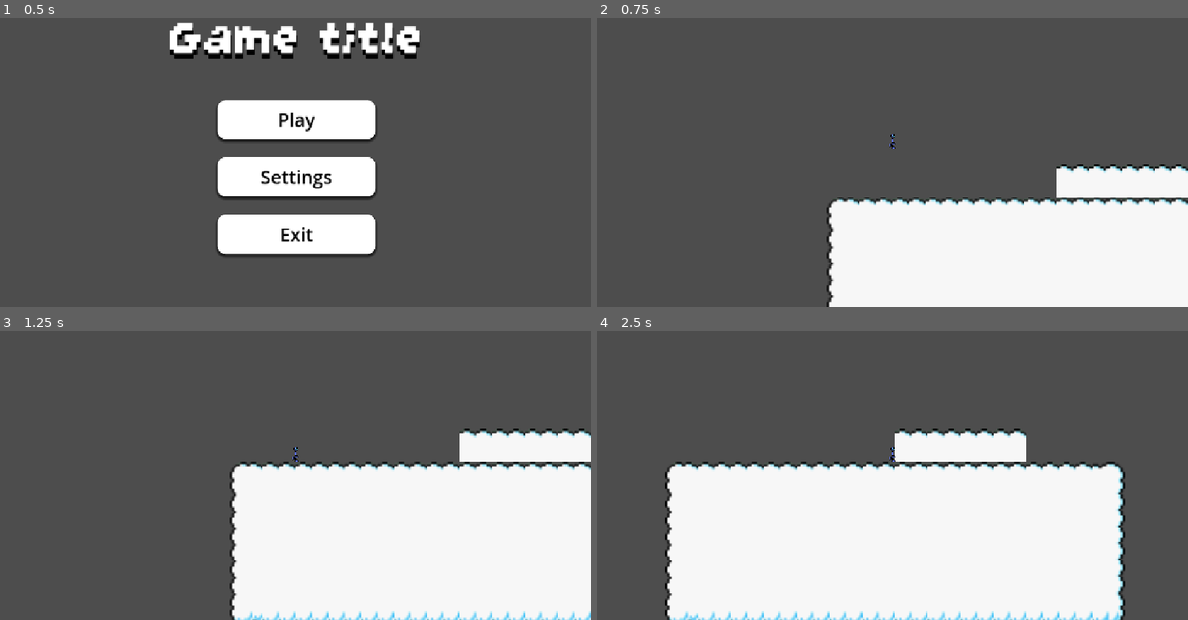
Above: before the commit, frames 1-4 (two rows, left to right).
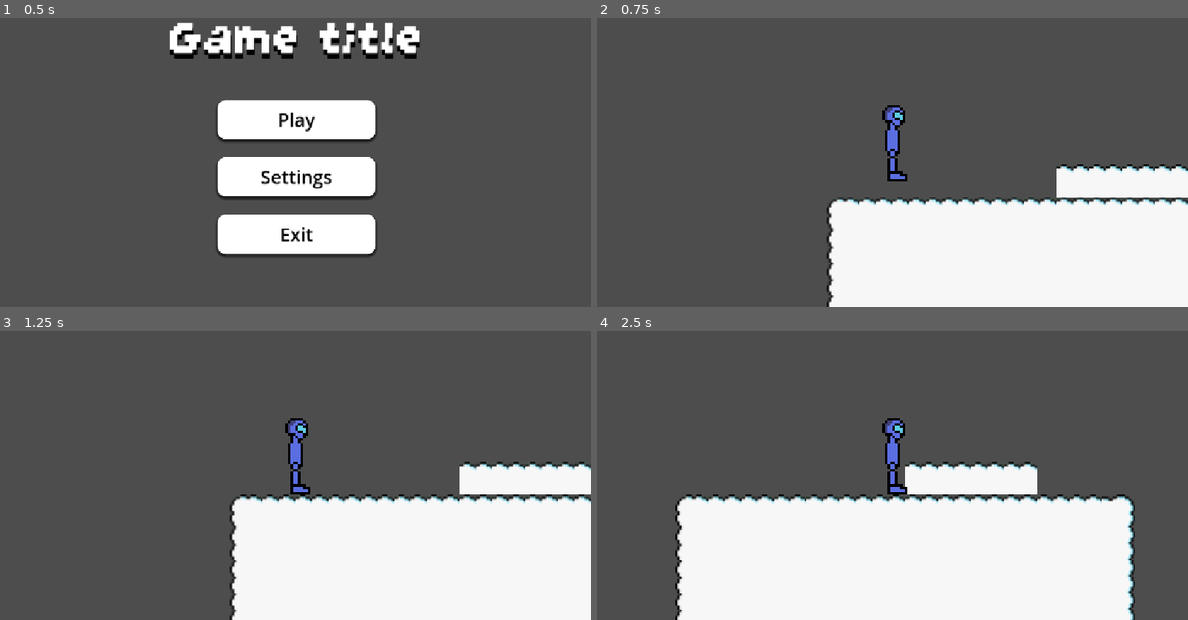
Above: after the commit, the same moments.

Repository: Milo-Griffiths/GameJam-Time
Game: Godot game, scene res://scenes/main.tscn
Same seed, same stepped clock (60 frames per second), same inputs: the game is played once before the commit and once after it. The engine's default icon, where the game draws it, is replaced by a stand-in: a white triangle on a blue panel in a dark square.
Inputs:
- Up to frame 1 (0.5 s): no input
- Up to frame 2 (0.75 s): click "Play" at 0.5 s
- Up to frame 3 (1.25 s): no input
- Up to frame 4 (2.5 s): hold Right (right) from 1.28 s (still down); tap Up (up) at 1.52, 2.27 s

Frame 1 is identical in both runs. In frame 2, 0.7% of the frame differs, in the area x 48-53%, y 30-57%; in frame 3, 9.0%; in frame 4, 14%, in the area x 11-91%, y 30-100%.

Commit message:
added player animations and idle

Diff:
--- a/assets/scripts/player.gd
+++ b/assets/scripts/player.gd
@@ -1,4 +1,5 @@
 extends CharacterBody2D
+@onready var animated_sprite_2d: AnimatedSprite2D = $AnimatedSprite2D
 
 
 const SPEED = 300.0
@@ -18,9 +19,19 @@
 	# Get the input direction and handle the movement/deceleration.
 	# As good practice, you should replace UI actions with custom gameplay actions.
 	var direction := Input.get_axis("left", "right")
+	if velocity.x > 1 or velocity.x < -1:
+			animated_sprite_2d.animation = "awful"
+	else:
+			animated_sprite_2d.animation = "awful_idle"
 	if direction:
 		velocity.x = direction * SPEED
 	else:
 		velocity.x = move_toward(velocity.x, 0, SPEED)
 
 	move_and_slide()
+
+
+	if direction == 1.0:
+		animated_sprite_2d.flip_h = false
+	elif direction == -1.0:
+		animated_sprite_2d.flip_h = true
--- a/project.godot
+++ b/project.godot
@@ -39,7 +39,7 @@
 up={
 "deadzone": 0.2,
 "events": [Object(InputEventKey,"resource_local_to_scene":false,"resource_name":"","device":-1,"window_id":0,"alt_press …(195 unchanged characters)…
-, Object(InputEventKey,"resource_local_to_scene":false,"reso …(131 unchanged characters)… d":false,"keycode":0,"physical_keycode":65,"key_label":0,"unicode":97,"location":0,"echo":false,"script":null)
+, Object(InputEventKey,"resource_local_to_scene":false,"reso …(131 unchanged characters)… d":false,"keycode":0,"physical_keycode":87,"key_label":0,"unicode":119,"location":0,"echo":false,"script":null)
 , Object(InputEventKey,"resource_local_to_scene":false,"resource_name":"","device":-1,"window_id":0,"alt_pressed":false …(182 unchanged characters)…
 ]
 }
--- a/scenes/levels/Level1.tscn
+++ b/scenes/levels/Level1.tscn
@@ -6893,5 +6893,6 @@
 tile_set = SubResource("TileSet_sgp6g")
 
 [node name="player" parent="." unique_id=1097559639 instance=ExtResource("2_j08sa")]
+scale = Vector2(5, 5)
 
 [node name="SceneLoader" type="Node2D" parent="." unique_id=2142079014]
--- a/scenes/player.tscn
+++ b/scenes/player.tscn
@@ -8,6 +8,7 @@
 [ext_resource type="Texture2D" uid="uid://du8pfsovnyj8l" path="res://assets/player/awful/IncredibleWalker2.png" id="4_y4r1p"]
 [ext_resource type="Texture2D" uid="uid://chfficgimbvpn" path="res://assets/player/awful/IncredibleWalker3.png" id="5_d2wvv"]
 [ext_resource type="Texture2D" uid="uid://cgjyf8ump1jld" path="res://assets/player/awful/IncredibleWalker4.png" id="6_3v2ag"]
+[ext_resource type="Texture2D" uid="uid://dersmwx36twdx" path="res://assets/player/awful/Idle.png" id="7_ur7pv"]
 
 [sub_resource type="AtlasTexture" id="AtlasTexture_i4ail"]
 atlas = ExtResource("2_smehm")
@@ -40,6 +41,10 @@
 [sub_resource type="AtlasTexture" id="AtlasTexture_pf23h"]
 atlas = ExtResource("2_smehm")
 region = Rect2(1329, 443, 443, 443)
+
+[sub_resource type="AtlasTexture" id="AtlasTexture_dt7fs"]
+atlas = ExtResource("7_ur7pv")
+region = Rect2(0, 0, 32, 32)
 
 [sub_resource type="AtlasTexture" id="AtlasTexture_g2els"]
 atlas = ExtResource("1_3vyb7")
@@ -163,6 +168,14 @@
 }],
 "loop": 1,
 "name": &"awful",
+"speed": 5.0
+}, {
+"frames": [{
+"duration": 1.0,
+"texture": SubResource("AtlasTexture_dt7fs")
+}],
+"loop": 1,
+"name": &"awful_idle",
 "speed": 5.0
 }, {
 "frames": [{
@@ -243,8 +256,9 @@
 [node name="AnimatedSprite2D" type="AnimatedSprite2D" parent="." unique_id=652721386]
 texture_filter = 1
 sprite_frames = SubResource("SpriteFrames_t1b08")
-animation = &"awful"
-frame_progress = 0.30166978
+animation = &"awful_idle"
+autoplay = "awful_idle"
+frame_progress = 0.7160638
 
 [node name="CollisionShape2D" type="CollisionShape2D" parent="." unique_id=490317715]
 position = Vector2(0.5, 1)
Binary file added: assets/player/awful/Idle.png
Not shown, added: assets/player/awful/Idle.png.import
